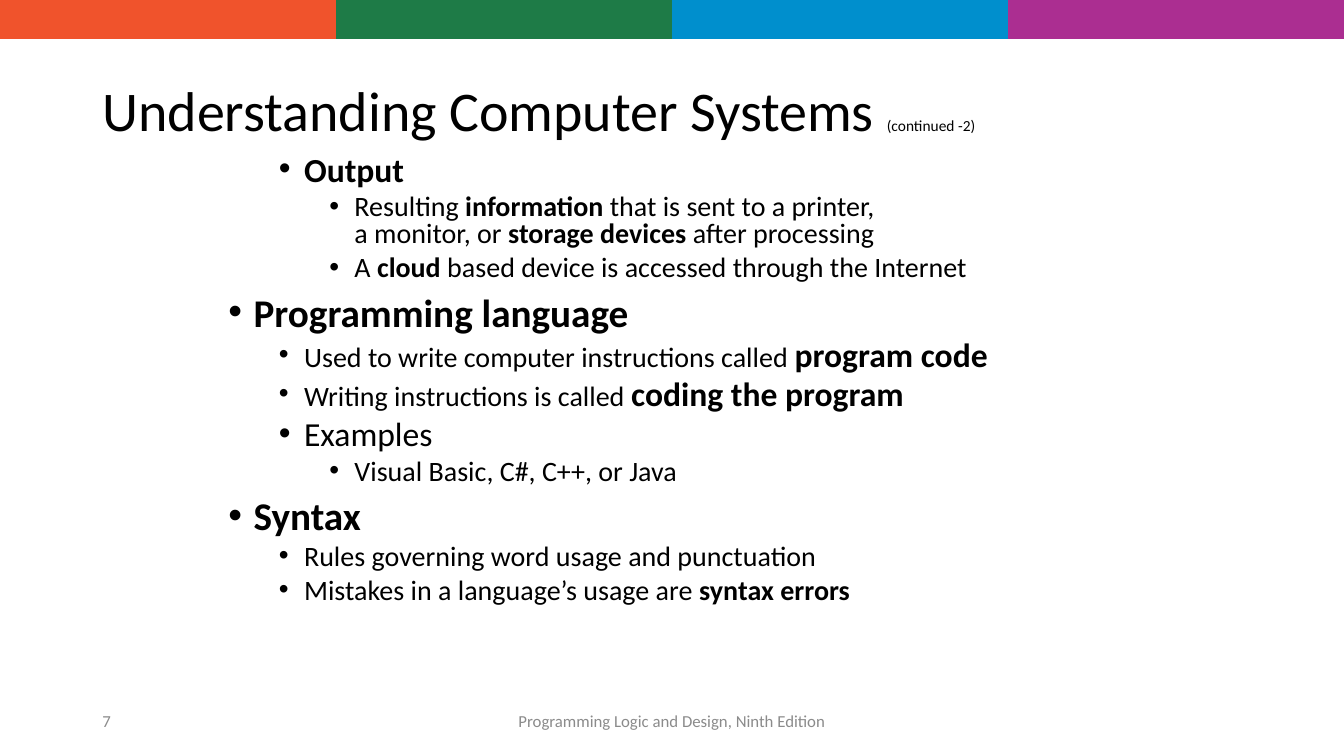
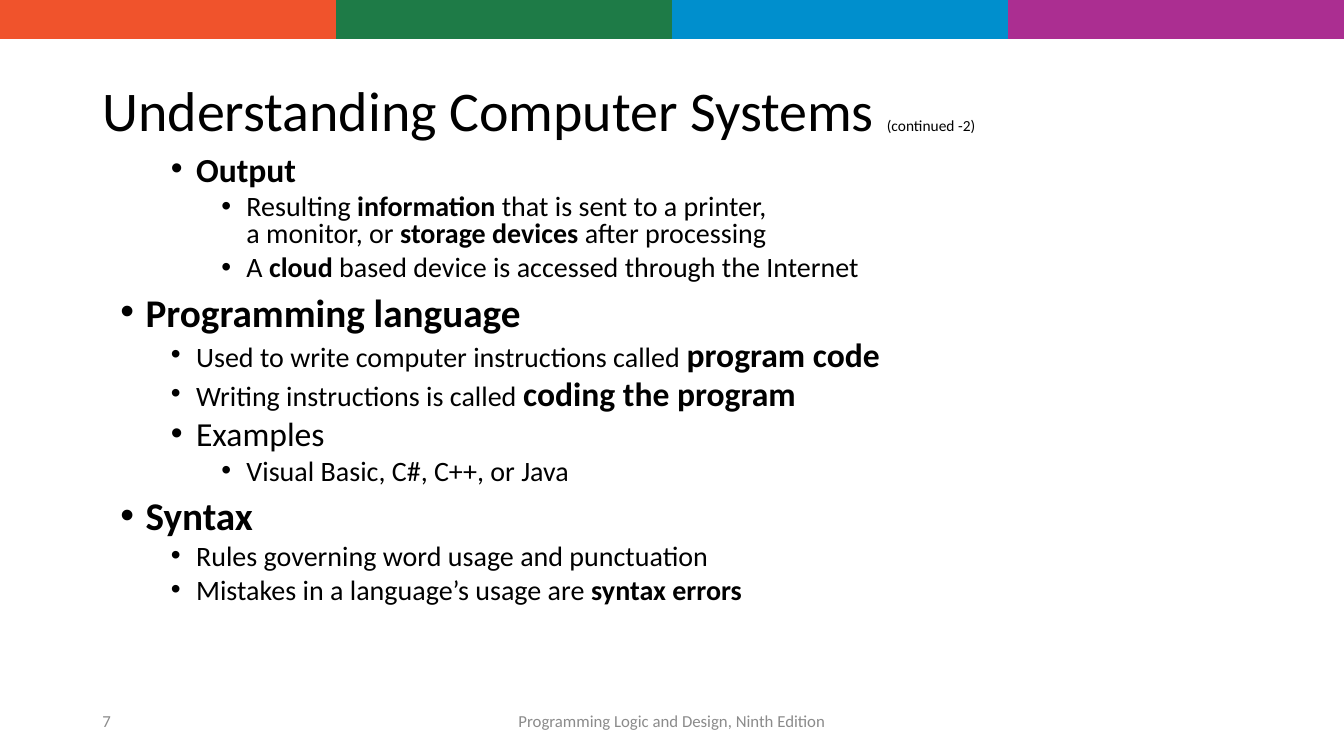
Before and after one commit to shyed2001/Utsho, a slide deck: slide 7 of OODP/OODP101_Week1.pptx. Drawn at 1344x756 pixels with LibreOffice and Linux fonts; fonts in the diff are those of the drawing; background and template pictures are left out. Boxes give left, top, right and bottom in pixels: in the first picture for what was removed or moved away, otherwise in the second. Text is boxed around its words. In the diff, an @@ line names an element or a change of style, - is before the commit and + after.

```diff
--- a/OODP/OODP101_Week1.pptx
+++ b/OODP/OODP101_Week1.pptx
@@ text "Output": place and size @@
-text "Output" at box(254, 160, 988, 605)
+text "Output" at box(146, 160, 880, 605)
```
Also in this commit, not shown: 8 other slides changed.
